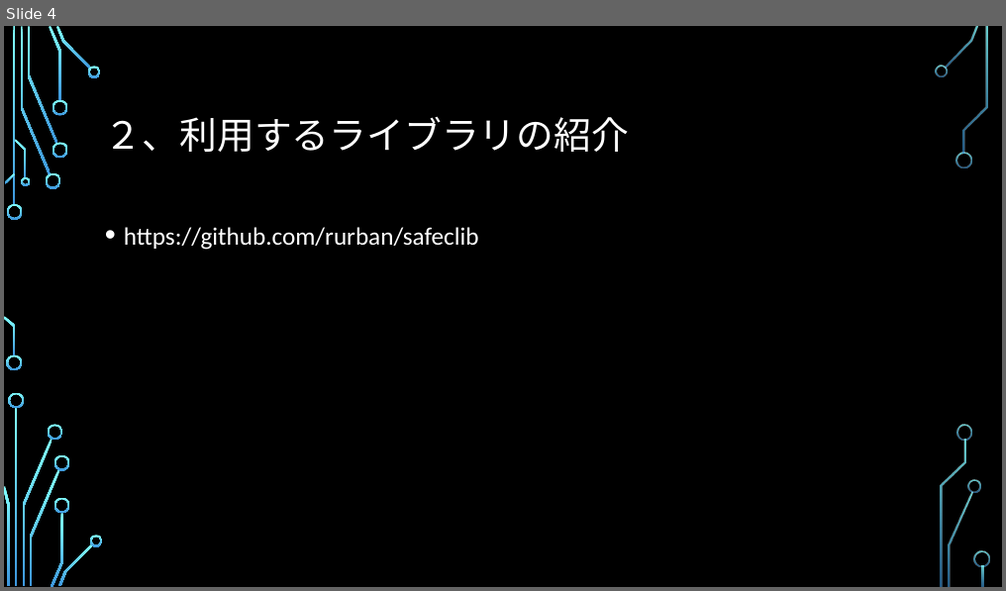
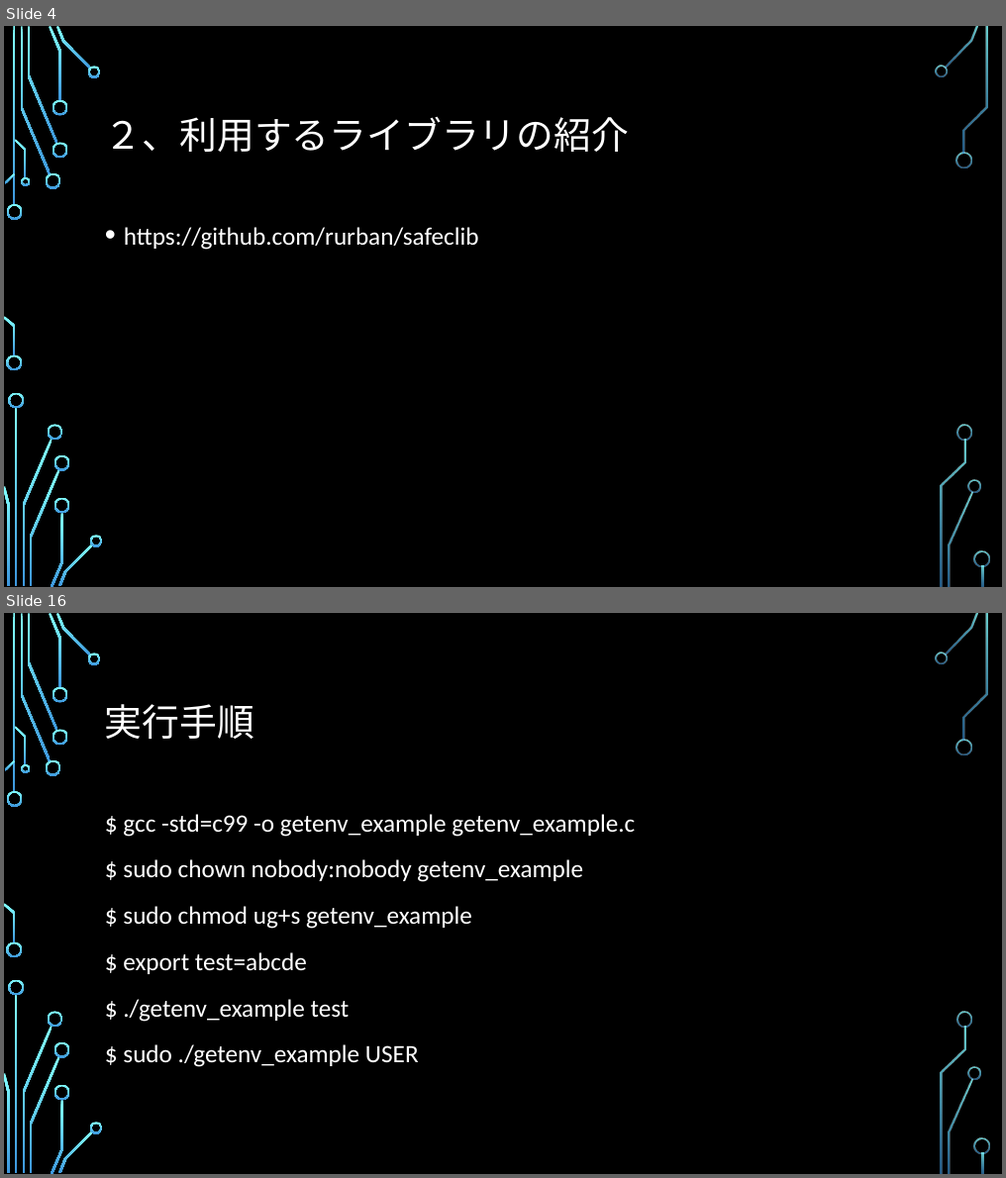
Before and after one commit to a1852rw/aiit_004_SecurePrograming, a slide deck: 003_documents/グループ２発表資料.pptx. Shown one above the other, each under a label of ours: slide 4 before the commit, slides 4 and 16 after it; the slides between them are not shown. The pictures are 1006x591 and 1006x1178 pixels, drawn with LibreOffice and Linux fonts; fonts in the diff are those of the drawing; background and template pictures are left out. Boxes give left, top, right and bottom in pixels: in the first picture for what was removed or moved away, otherwise in the second. Text is boxed around its words. In the diff, an @@ line names an element or a change of style, - is before the commit and + after.

```diff
--- a/003_documents/グループ２発表資料.pptx
+++ b/003_documents/グループ２発表資料.pptx
@@ slide 16 added at (x1=4, y1=613, x2=1002, y2=1174), background picture (left out); not listed: 36 template elements that a slide beside it also shows @@
@@ title added at (x1=105, y1=704, x2=254, y2=739), 36 pt, text #FFFFFF @@
+実行手順
@@ text added at (x1=123, y1=814, x2=635, y2=1067), 24 pt, text #FFFFFF @@
+$ gcc -std=c99 -o getenv_example getenv_example.c
+$ sudo chown nobody:nobody getenv_example
+$ sudo chmod ug+s getenv_example
+$ export test=abcde
+$ ./getenv_example test
+$ sudo ./getenv_example USER
```
Also in this commit, not shown: 2 slides changed, 14 other slides added, 3 slides removed, 1 other file.
